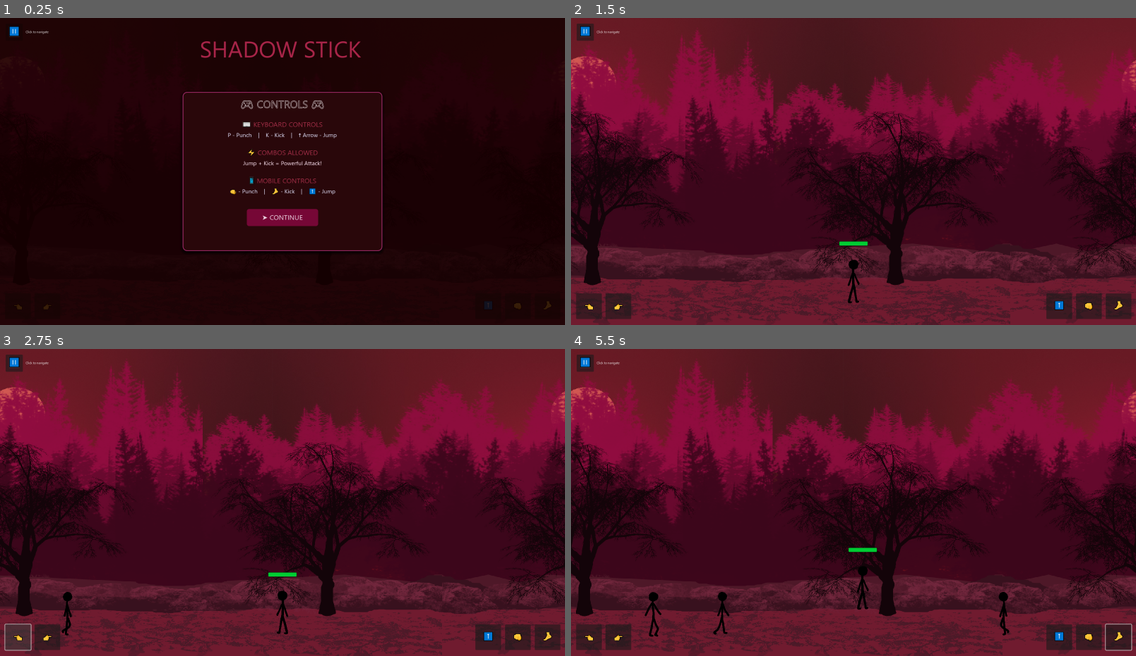
Above: before the commit, frames 1-4 (two rows, left to right).
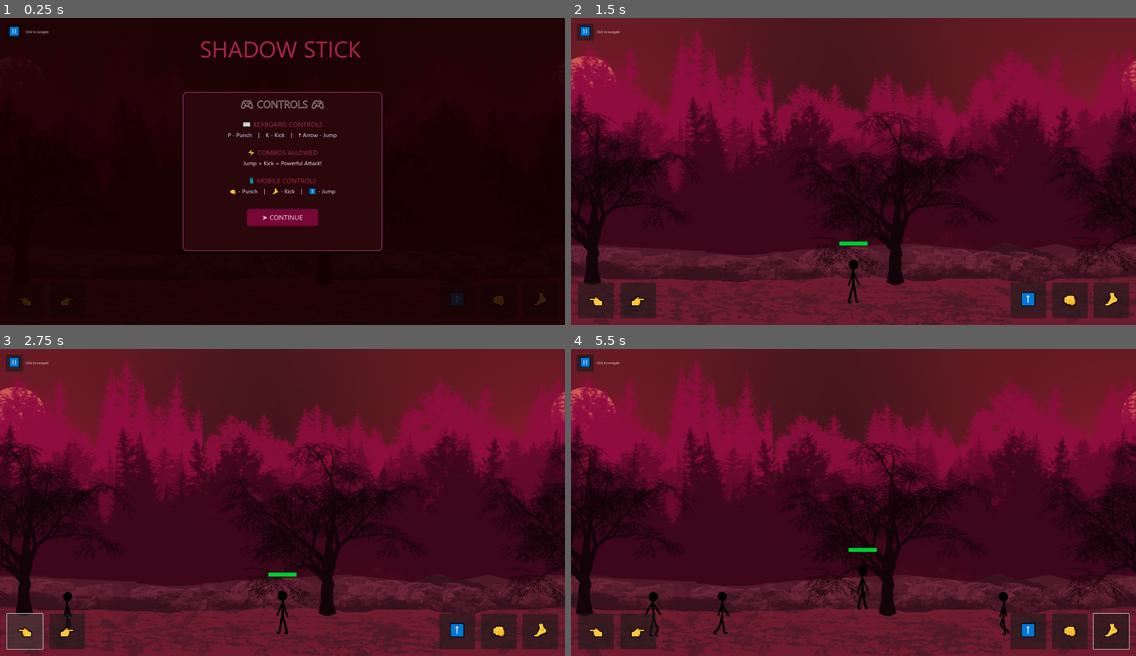
Above: after the commit, the same moments.

Repository: SUGANTH-V-27/stickman
Game: Godot game, scene res://scenes/main.tscn
The game is run twice, just before and just after one commit, with the same random seed, the same clock (stepped at 60 frames per second) and the same inputs.
Inputs (mouse positions are in pixels of both pictures, inside the frame that each line leads up to):
- Up to frame 1 (0.25 s): no input
- Up to frame 2 (1.5 s): click "➤ CONTINUE" at 0.5 s; click "🎮 START GAME" at 1.25 s
- Up to frame 3 (2.75 s): click "👈" at 2 s
- Up to frame 4 (5.5 s): click "👉" at 2.75 s; click "⬆️" at 3.5 s; click "👊" at 4.25 s; tap Enter at 5 s; move the mouse to (977, 487) at 5.02 s; hold Right (ui_right) from 5.03 s (still down); hold P (attack) from 5.03 s (still down); click (977, 487) at 5.17 s; tap Up (jump) at 5.27 s

The runs differ from the first frame. In frame 1, 0.3% of the frame differs, in the area x 2-98%, y 89-95%; in frame 2, 2.7%; in frame 3, 2.7%; in frame 4, 2.8%, in the area x 0-100%, y 86-99%.

Commit message:
button size changed

Diff:
--- a/scenes/mobilecontrols.tscn
+++ b/scenes/mobilecontrols.tscn
@@ -22,14 +22,14 @@
 anchor_top = 1.0
 anchor_right = 1.0
 anchor_bottom = 1.0
-offset_left = -2134.0
-offset_top = -103.0
-offset_right = -2044.0
-offset_bottom = -13.0
+offset_left = -2127.0
+offset_top = -141.0
+offset_right = -2002.0
+offset_bottom = -16.0
 grow_horizontal = 0
 grow_vertical = 0
 pivot_offset = Vector2(20, 580)
-theme_override_font_sizes/font_size = 28
+theme_override_font_sizes/font_size = 45
 text = "👈"
 
 [node name="RightButton" type="Button" parent="."]
@@ -39,14 +39,14 @@
 anchor_top = 1.0
 anchor_right = 1.0
 anchor_bottom = 1.0
-offset_left = -2031.0
-offset_top = -103.0
-offset_right = -1941.0
-offset_bottom = -13.0
+offset_left = -1979.0
+offset_top = -141.0
+offset_right = -1854.0
+offset_bottom = -16.0
 grow_horizontal = 0
 grow_vertical = 0
 pivot_offset = Vector2(20, 440)
-theme_override_font_sizes/font_size = 28
+theme_override_font_sizes/font_size = 45
 text = "👉"
 
 [node name="JumpButton" type="Button" parent="."]
@@ -56,14 +56,14 @@
 anchor_top = 1.0
 anchor_right = 1.0
 anchor_bottom = 1.0
-offset_left = -486.0
-offset_top = -103.0
-offset_right = -396.0
-offset_bottom = -13.0
+offset_left = -612.0
+offset_top = -141.0
+offset_right = -487.0
+offset_bottom = -16.0
 grow_horizontal = 0
 grow_vertical = 0
 pivot_offset = Vector2(20, 300)
-theme_override_font_sizes/font_size = 29
+theme_override_font_sizes/font_size = 45
 text = "⬆️"
 
 [node name="AttackButton" type="Button" parent="."]
@@ -73,14 +73,14 @@
 anchor_top = 1.0
 anchor_right = 1.0
 anchor_bottom = 1.0
-offset_left = -382.0
-offset_top = -103.0
-offset_right = -292.0
-offset_bottom = -13.0
+offset_left = -466.0
+offset_top = -141.0
+offset_right = -341.0
+offset_bottom = -16.0
 grow_horizontal = 0
 grow_vertical = 0
 pivot_offset = Vector2(20, 160)
-theme_override_font_sizes/font_size = 29
+theme_override_font_sizes/font_size = 45
 text = "👊"
 
 [node name="KickButton" type="Button" parent="."]
@@ -88,11 +88,11 @@
 anchors_preset = 2
 anchor_top = 1.0
 anchor_bottom = 1.0
-offset_left = 1702.0
-offset_top = -103.0
-offset_right = 1792.0
-offset_bottom = -13.0
+offset_left = 1659.0
+offset_top = -141.0
+offset_right = 1784.0
+offset_bottom = -16.0
 grow_vertical = 0
 pivot_offset = Vector2(20, 20)
-theme_override_font_sizes/font_size = 29
+theme_override_font_sizes/font_size = 45
 text = "🦶"
